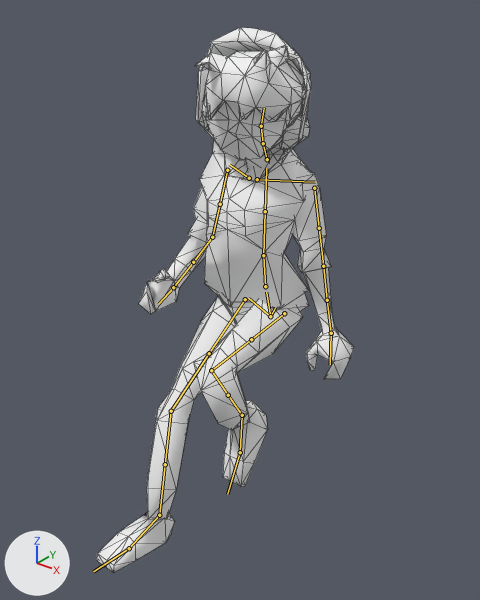
Renders of the glTF model assets/models/tom.glb from each side of a commit.
Both versions are drawn from a camera (50 mm lens) standing at (0.863, -1.167, 1.224) and looking at (0.069, -0.174, 0.609). The lights are fixed; the arrows at lower left show +X, +Y and +Z. Both versions are drawn at frame 1 of the action 'guitar'; the numbers are the values there. The bones that bend it are drawn over the model as lines. Mesh edges are drawn as thin lines.

The first picture shows 'tom'.
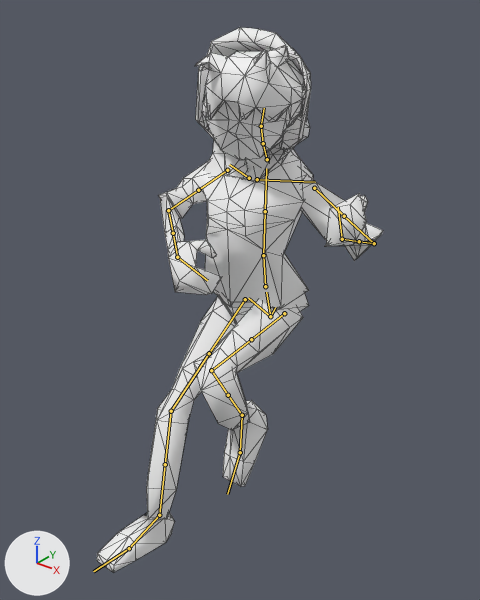
Changed parts and their boxes [x1, y1, x2, y2] in the pictures (480 x 600 px):
'tom', posed (11% wider)
    before: [97, 27, 354, 572]
    after: [97, 27, 383, 572]
bone 'DEF-upper_arm.L', root to tip
    before: (314, 188) to (319, 228)
    after: (314, 188) to (344, 216)
bone 'DEF-upper_arm.L.001', root to tip
    before: (319, 228) to (323, 266)
    after: (344, 216) to (374, 243)
bone 'DEF-forearm.L', root to tip
    before: (323, 266) to (327, 300)
    after: (374, 243) to (359, 241)
bone 'DEF-forearm.L.001', root to tip
    before: (327, 300) to (331, 333)
    after: (359, 241) to (342, 239)
bone 'DEF-hand.L', root to tip
    before: (331, 333) to (330, 364)
    after: (342, 239) to (338, 207)
bone 'DEF-upper_arm.R', root to tip
    before: (227, 170) to (220, 204)
    after: (227, 170) to (198, 190)
bone 'DEF-upper_arm.R.001', root to tip
    before: (220, 204) to (212, 237)
    after: (198, 190) to (168, 210)
bone 'DEF-forearm.R', root to tip
    before: (212, 237) to (193, 262)
    after: (168, 210) to (173, 233)
bone 'DEF-forearm.R.001', root to tip
    before: (193, 262) to (173, 287)
    after: (173, 233) to (177, 257)
bone 'DEF-hand.R', root to tip
    before: (173, 287) to (158, 304)
    after: (177, 257) to (207, 280)

Edits to the bpy script that builds the scene:
```text
Change bone_def_upper_arm_l:
    where bone_def_upper_arm_l = bpy.data.objects['rig'].pose.bones['DEF-upper_arm.L']  # child of 'DEF-shoulder.L'
    bone_def_upper_arm_l.rotation_quaternion: (1.0, 0.024, 0.0, -0.001) -> (0.939, -0.345, 0.0, -0.014)  # degrees (3, 0, 0) -> degrees (-40, -1, -1)
Change bone_def_upper_arm_l_001:
    where bone_def_upper_arm_l_001 = bpy.data.objects['rig'].pose.bones['DEF-upper_arm.L.001']  # child of 'DEF-upper_arm.L'
    bone_def_upper_arm_l_001.rotation_quaternion: (1.0, 0.0, 0.0, 0.0) -> (0.951, 0.0, -0.309, 0.0)  # degrees (0, 0, 0) -> degrees (0, -36, 0)
Change bone_def_forearm_l:
    where bone_def_forearm_l = bpy.data.objects['rig'].pose.bones['DEF-forearm.L']  # child of 'DEF-upper_arm.L.001'
    bone_def_forearm_l.rotation_quaternion: (0.999, -0.041, 0.0, 0.0) -> (0.526, 0.667, -0.291, 0.439)  # degrees (-5, 0, 0) -> degrees (98, -63, 9)
Change bone_def_forearm_l_001:
    where bone_def_forearm_l_001 = bpy.data.objects['rig'].pose.bones['DEF-forearm.L.001']  # child of 'DEF-forearm.L'
    bone_def_forearm_l_001.rotation_quaternion: (1.0, 0.0, 0.0, 0.0) -> (0.998, 0.0, -0.069, 0.0)  # degrees (0, 0, 0) -> degrees (0, -8, 0)
Change bone_def_hand_l:
    where bone_def_hand_l = bpy.data.objects['rig'].pose.bones['DEF-hand.L']  # child of 'DEF-forearm.L.001'
    bone_def_hand_l.rotation_quaternion: (1.0, 0.017, 0.0, 0.001) -> (0.931, 0.209, -0.055, 0.293)  # degrees (2, 0, 0) -> degrees (22, -13, 32)
Change bone_def_upper_arm_r:
    where bone_def_upper_arm_r = bpy.data.objects['rig'].pose.bones['DEF-upper_arm.R']  # child of 'DEF-shoulder.R'
    bone_def_upper_arm_r.rotation_quaternion: (0.999, 0.035, 0.0, -0.04) -> (-0.859, -0.006, 0.0, 0.513)  # degrees (4, 0, -5) -> degrees (1, 0, -62)
Change bone_def_upper_arm_r_001:
    where bone_def_upper_arm_r_001 = bpy.data.objects['rig'].pose.bones['DEF-upper_arm.R.001']  # child of 'DEF-upper_arm.R'
    bone_def_upper_arm_r_001.rotation_quaternion: (0.95, 0.0, 0.313, 0.0) -> (1.0, 0.0, 0.016, 0.0)  # degrees (0, 36, 0) -> degrees (0, 2, 0)
Change bone_def_forearm_r:
    where bone_def_forearm_r = bpy.data.objects['rig'].pose.bones['DEF-forearm.R']  # child of 'DEF-upper_arm.R.001'
    bone_def_forearm_r.rotation_quaternion: (0.879, 0.334, 0.307, -0.147) -> (0.872, 0.489, 0.015, -0.01)  # degrees (40, 40, -4) -> degrees (59, 2, 0)
Change bone_def_forearm_r_001:
    where bone_def_forearm_r_001 = bpy.data.objects['rig'].pose.bones['DEF-forearm.R.001']  # child of 'DEF-forearm.R'
    bone_def_forearm_r_001.rotation_quaternion: (0.959, 0.0, -0.284, 0.0) -> (0.995, 0.0, -0.103, 0.0)  # degrees (0, -33, 0) -> degrees (0, -12, 0)
Change bone_def_hand_r:
    where bone_def_hand_r = bpy.data.objects['rig'].pose.bones['DEF-hand.R']  # child of 'DEF-forearm.R.001'
    bone_def_hand_r.rotation_quaternion: (0.914, 0.262, -0.289, -0.11) -> (0.906, 0.354, -0.089, 0.214)  # degrees (38, -28, -24) -> degrees (39, -18, 20)
```
